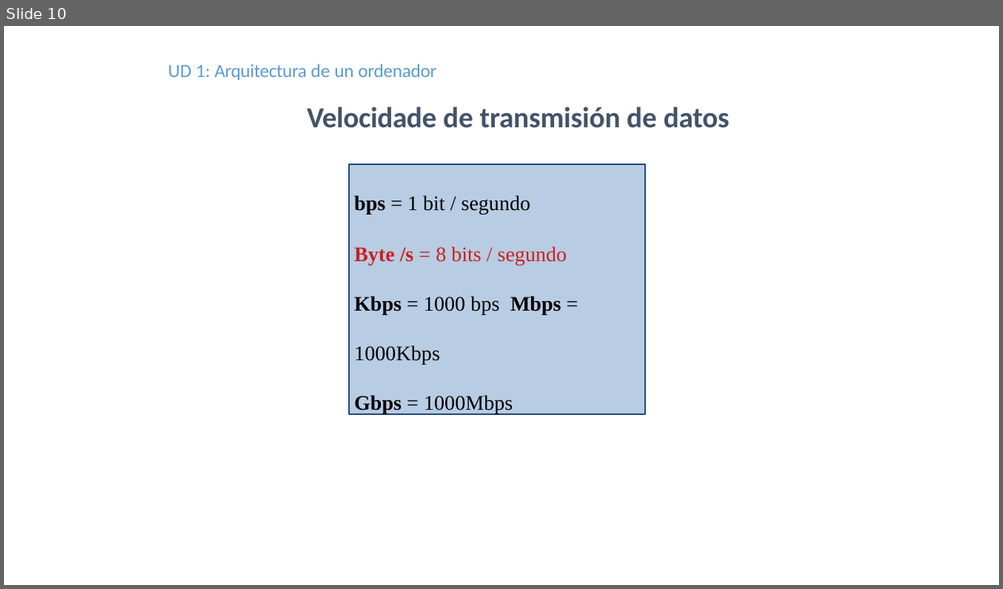
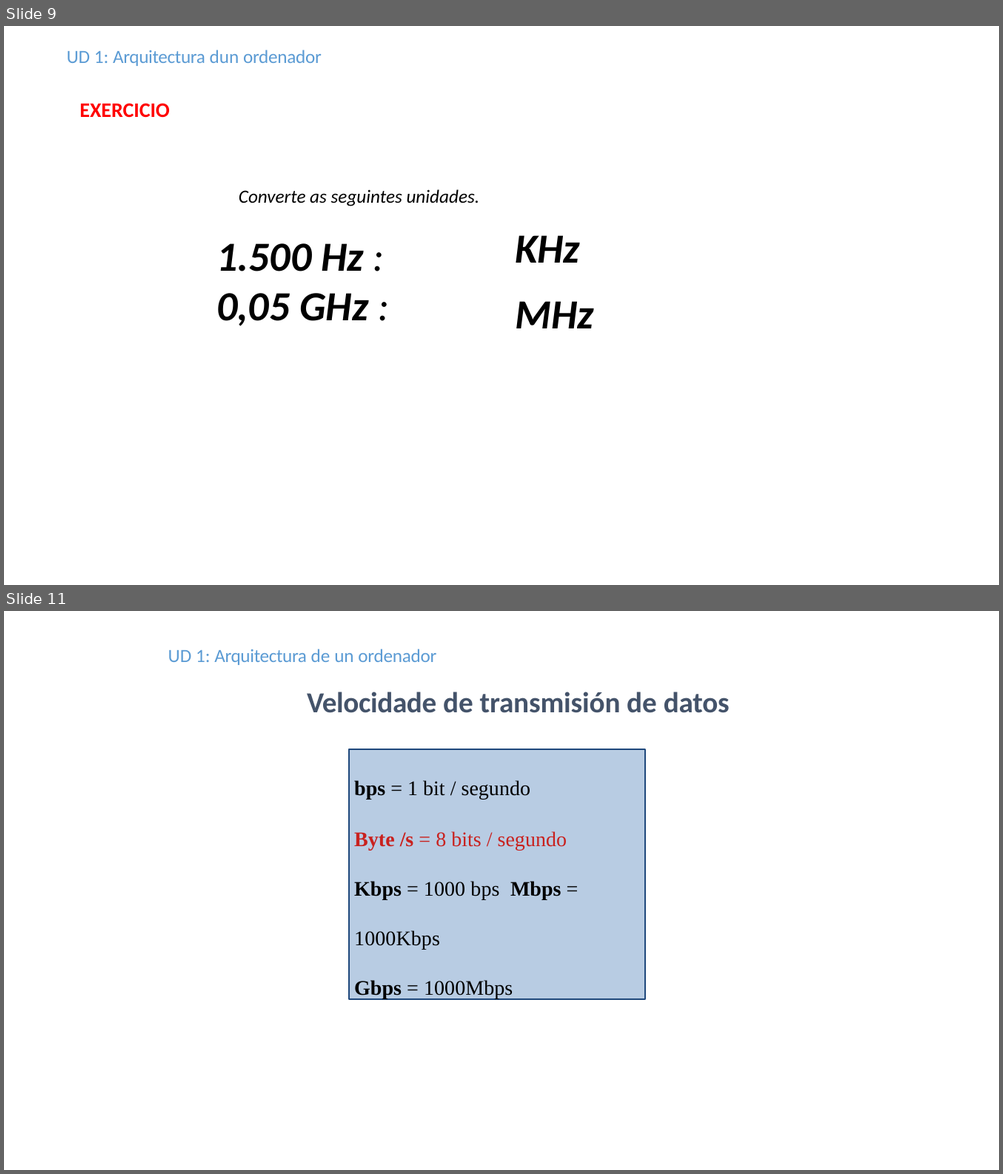
Before and after one commit to EduBelay/MME-blog, a slide deck: unidade01/resumos/UD01-RESUMEN UNIDADES DE MEDIDA.odp. Shown one above the other, each under a label of ours: slide 10 before the commit, slides 9 and 11 after it; the slides between them are not shown. The pictures are 1003x589 and 1003x1174 pixels, drawn with LibreOffice and Linux fonts; fonts in the diff are those of the drawing. Boxes give left, top, right and bottom in pixels: in the first picture for what was removed or moved away, otherwise in the second. Text is boxed around its words. In the diff, an @@ line names an element or a change of style, - is before the commit and + after.

```diff
--- a/unidade01/resumos/UD01-RESUMEN UNIDADES DE MEDIDA.odp
+++ b/unidade01/resumos/UD01-RESUMEN UNIDADES DE MEDIDA.odp
@@ slide 9 added at (4, 26, 999, 585), background #FFFFFF @@
@@ text added at (67, 50, 321, 66), 18 pt, text #5B9BD4 @@
+UD 1: Arquitectura dun ordenador
@@ title added at (79, 103, 169, 117), 20 pt, text #FF0000, bold @@
+EXERCICIO
@@ text added at (239, 190, 480, 207), 18 pt, text #000000, italic @@
+Converte as seguintes unidades.
@@ text added at (216, 244, 368, 326), 40 pt, text #000000, bold, italic @@
+1.500 Hz :
+0,05 GHz :
@@ text added at (515, 235, 593, 329), 40 pt, text #000000, bold, italic @@
+KHz
+MHz
@@ what was slide 10 is now slide 11 @@
```
Also in this commit, not shown: 11 slides changed.
